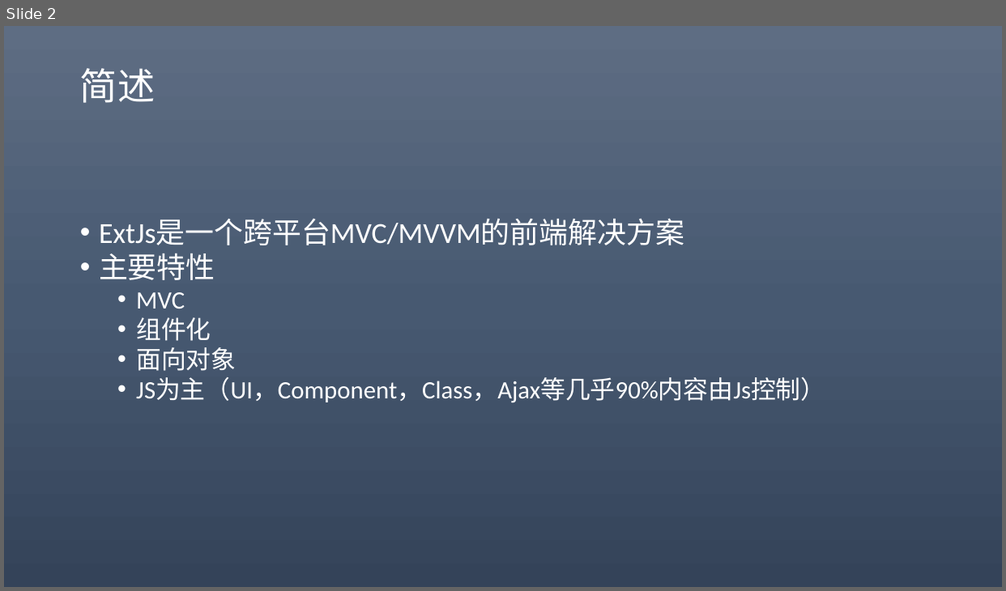
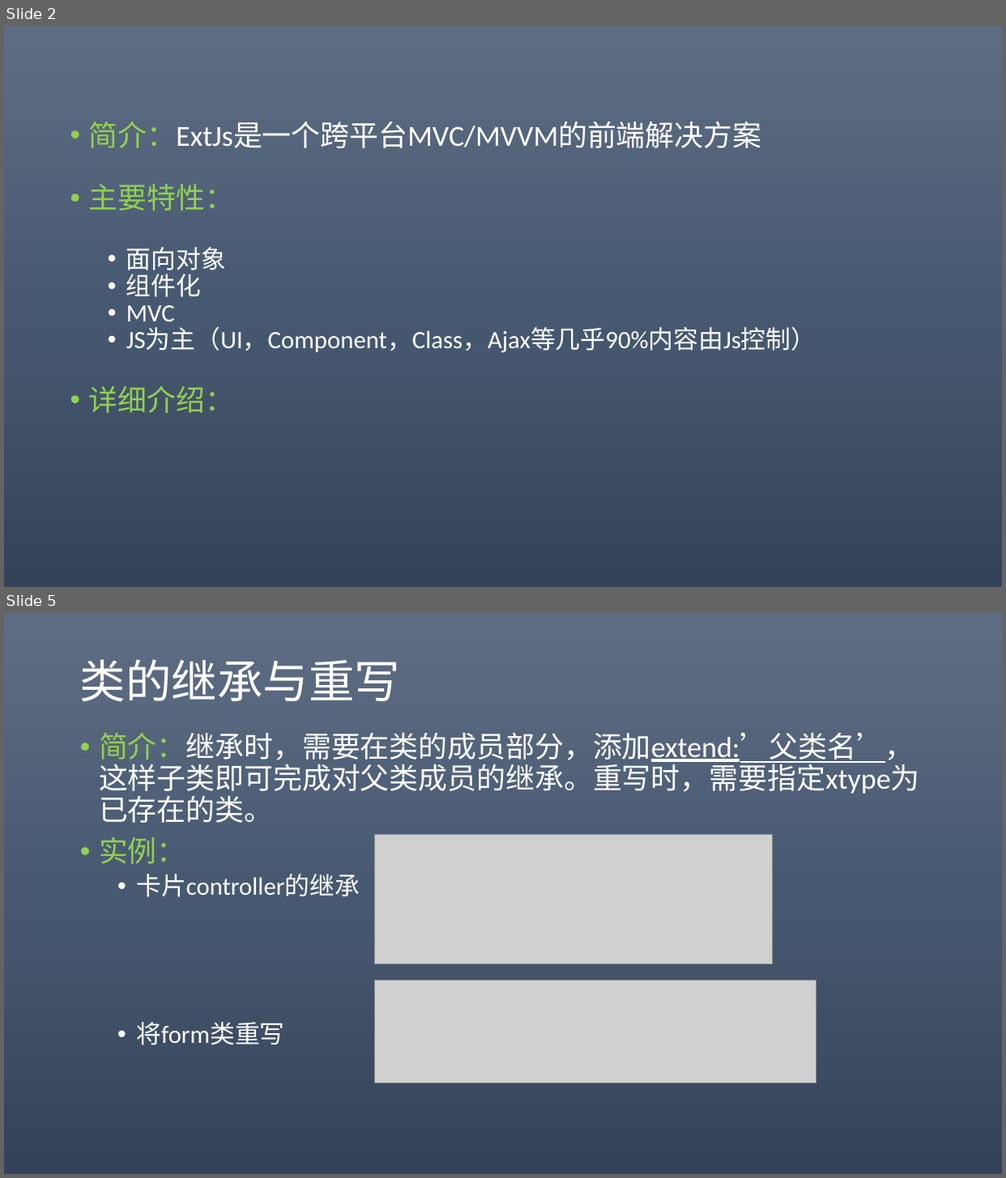
Before and after one commit to 369857519/AlgorithmPractise, a slide deck: eXT.pptx. Shown one above the other, each under a label of ours: slide 2 before the commit, slides 2 and 5 after it; the slides between them are not shown. The pictures are 1006x591 and 1006x1178 pixels, drawn with LibreOffice and Linux fonts; fonts in the diff are those of the drawing; grey boxes stand for pictures. Boxes give left, top, right and bottom in pixels: in the first picture for what was removed or moved away, otherwise in the second. Text is boxed around its words. In the diff, an @@ line names an element or a change of style, - is before the commit and + after.

```diff
--- a/eXT.pptx
+++ b/eXT.pptx
@@ slide 5 added at bbox=[4, 613, 1002, 1174], background gradient #5E6D85 to #495A73 to #35445A @@
@@ title added at bbox=[80, 659, 400, 702], 44 pt, text #FFFFFF @@
+类的继承与重写
@@ text added at bbox=[99, 733, 920, 1046], 28 pt, text #FFFFFF @@
+• 简介：继承时，需要在类的成员部分，添加extend:’父类名’，这样子类即可完成对父类成员的继承。重写时，需要指定xtype为已存在的类。
+• 实例：
+  • 卡片controller的继承
+  • 将form类重写
@@ picture added at bbox=[374, 835, 773, 965] @@
@@ picture added at bbox=[374, 981, 816, 1084] @@
@@ slide 2 changed as well @@
@@ title removed at bbox=[80, 68, 155, 103] @@
-简述
@@ text "简介：ExtJs是一个跨平台MVC/MVVM的前端解决方案": place and size @@
-text "简介：ExtJs是一个跨平台MVC/MVVM的前端解决方案" at bbox=[99, 219, 825, 403]
+text "简介：ExtJs是一个跨平台MVC/MVVM的前端解决方案" at bbox=[89, 121, 816, 413]
@@ text at bbox=[89, 121, 762, 297]: text changed @@
-• ExtJs是一个跨平台MVC/MVVM的前端解决方案
-• 主要特性
+• 简介：ExtJs是一个跨平台MVC/MVVM的前端解决方案
+• 主要特性：
+  • 面向对象
+  • 组件化
@@ text at bbox=[126, 305, 816, 353]: line spacing 1 to 0.9 @@
@@ text at bbox=[136, 318, 236, 371]: paragraphs removed @@
-  • 组件化
-  • 面向对象
@@ text at bbox=[89, 386, 234, 413]: paragraph added @@
+• 详细介绍：
```
Also in this commit, not shown: 6 other slides changed, 13 other slides added, 11 slides removed, 10 other files.
